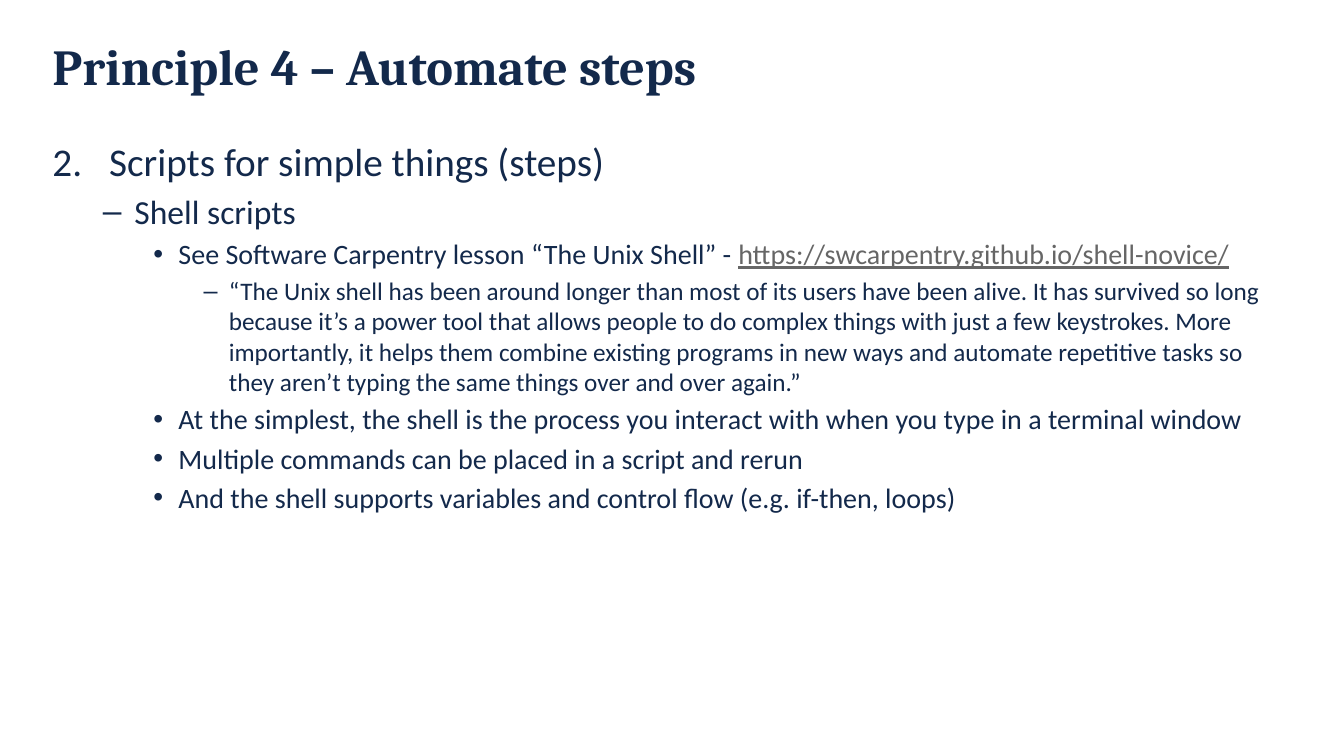
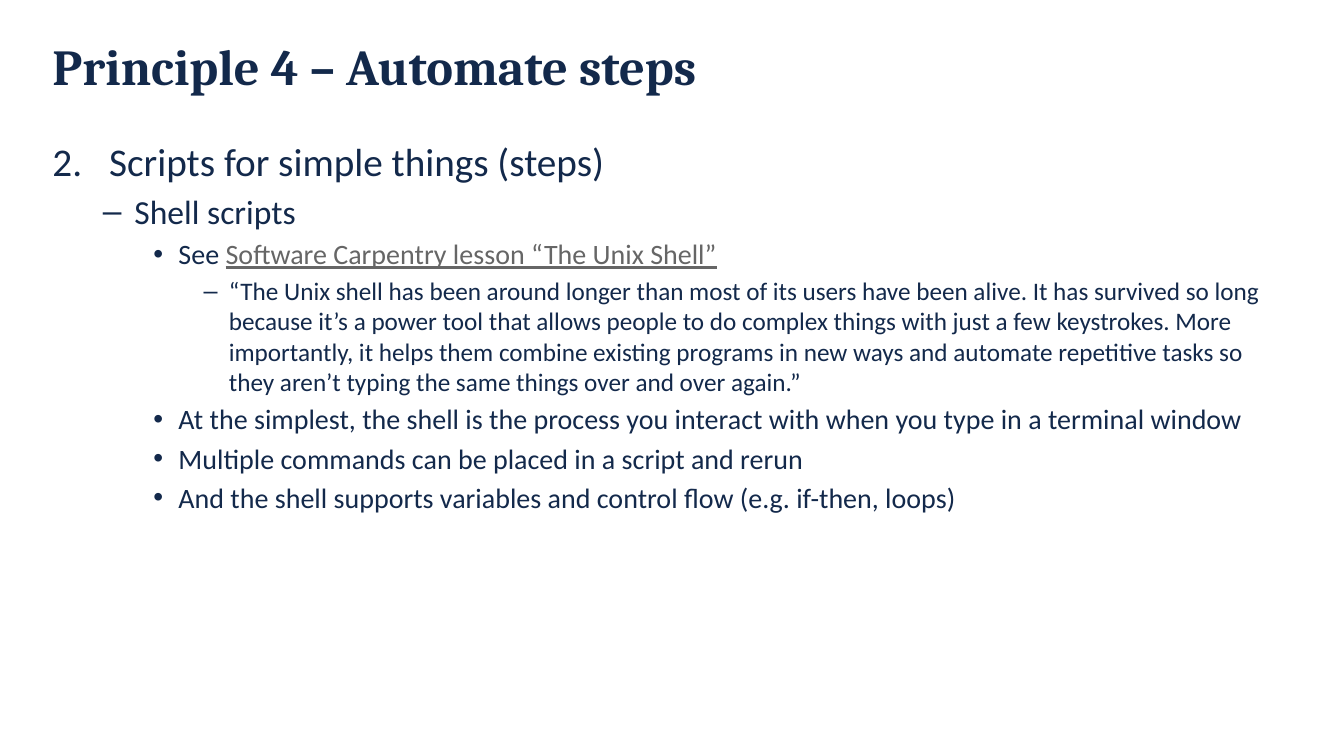
Before and after one commit to danielskatz/repro-fdtd1d, a slide deck: slide 14 of Computational_Reproducibility.pptx. Drawn at 1344x756 pixels with LibreOffice and Linux fonts; fonts in the diff are those of the drawing; background and template pictures are left out. Boxes give left, top, right and bottom in pixels: in the first picture for what was removed or moved away, otherwise in the second. Text is boxed around its words. In the diff, an @@ line names an element or a change of style, - is before the commit and + after.

```diff
--- a/Computational_Reproducibility.pptx
+++ b/Computational_Reproducibility.pptx
@@ text at box(178, 244, 716, 269): text changed @@
-    • See Software Carpentry lesson “The Unix Shell” - https://swcarpentry.github.io/shell-novice/
+    • See Software Carpentry lesson “The Unix Shell”
```
Also in this commit, not shown: 22 other slides changed.
